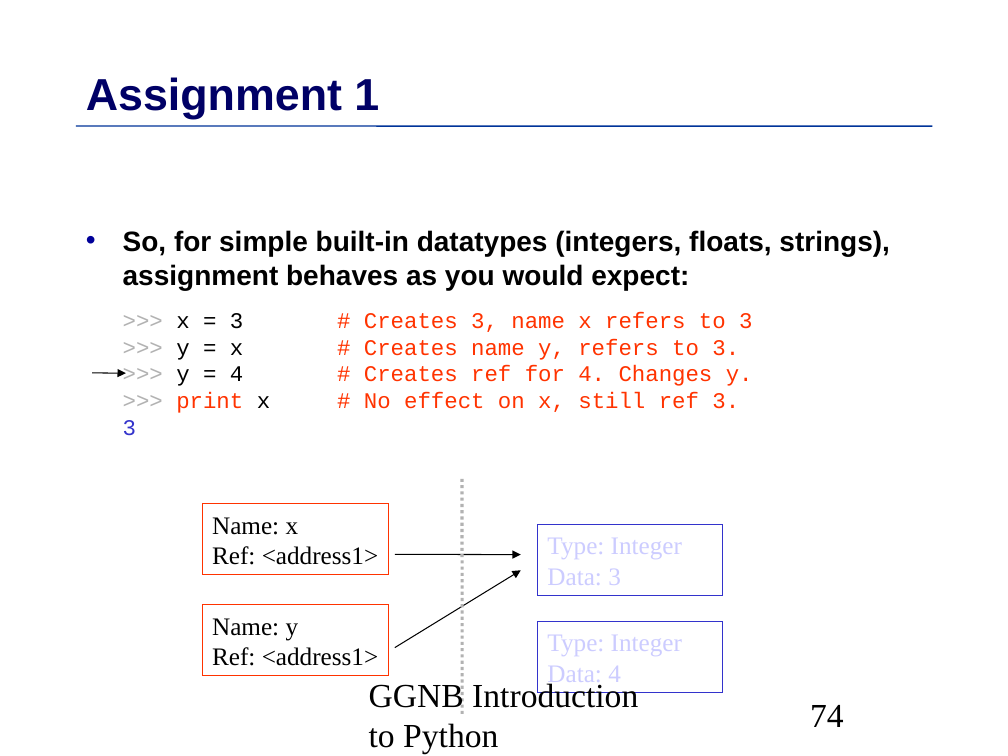
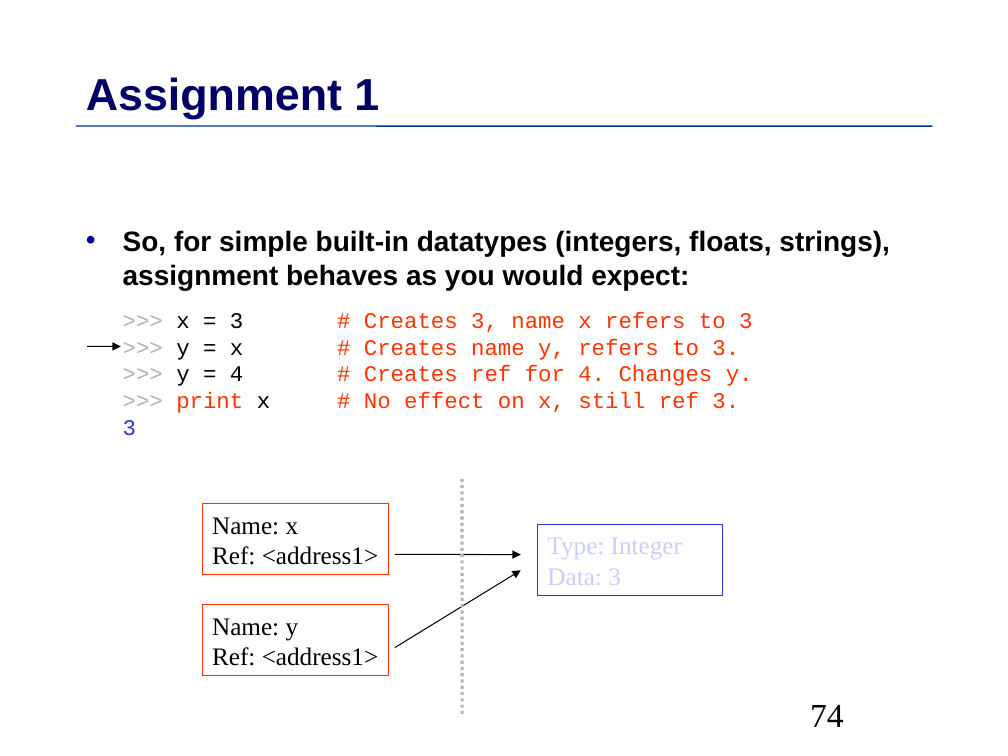
Before and after one commit to MPIDS/Python-Course, a slide deck: slide 74 of 01-basics/Talk/Python-Introduction.odp. Drawn at 1008x756 pixels with LibreOffice and Linux fonts; fonts in the diff are those of the drawing. Boxes give left, top, right and bottom in pixels: in the first picture for what was removed or moved away, otherwise in the second. Text is boxed around its words. In the diff, an @@ line names an element or a change of style, - is before the commit and + after.

```diff
--- a/01-basics/Talk/Python-Introduction.odp
+++ b/01-basics/Talk/Python-Introduction.odp
@@ arrow moved from (92, 373) - (126, 373) to (87, 347) - (121, 347) @@
@@ rectangle removed at [537, 622, 722, 692] @@
-Type: Integer
-Data: 4
@@ text removed at [369, 680, 638, 754] @@
-GGNB Introduction to Python
```
Also in this commit, not shown: 101 other slides changed, 2 slides added, 2 slides removed.
